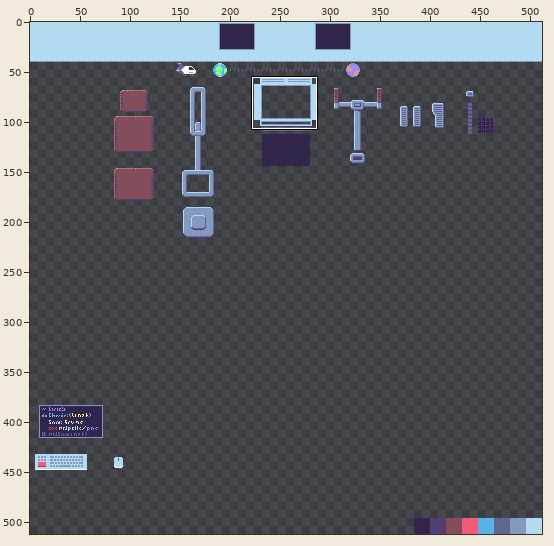
Pixel-art file, stored at level/spaceship/materials/cockpit.aseprite. The first picture is a wide view before the edit; the outline marks the close-up.
Close-up. Before:
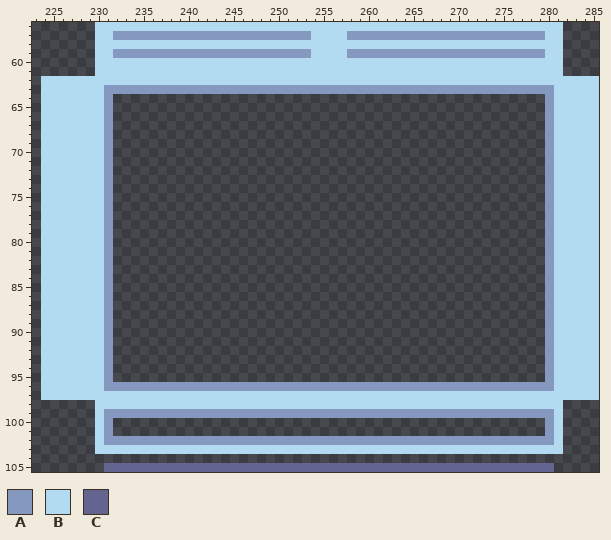
512x512 pixels, 1 frame. Shown: x 223..285, y 56..105.
Visible layers, top first: "emission", "albedo".
Palette (. is transparent): A #8598c0  B #b2dbf1  C #63648f
Pixels before (only the part around the change), first column x 225:
 59 .....BBAAAAAAAAAAAAAAAAAAAAAABBBBAAAAAAAAAAAAAAAAAAAAAABB....
 60 .....BBBBBBBBBBBBBBBBBBBBBBBBBBBBBBBBBBBBBBBBBBBBBBBBBBBB....
 61 .....BBBBBBBBBBBBBBBBBBBBBBBBBBBBBBBBBBBBBBBBBBBBBBBBBBBB....
 62 BBBBBBBBBBBBBBBBBBBBBBBBBBBBBBBBBBBBBBBBBBBBBBBBBBBBBBBBBBBBB
 63 BBBBBBAAAAAAAAAAAAAAAAAAAAAAAAAAAAAAAAAAAAAAAAAAAAAAAAAABBBBB
 64 BBBBBBA................................................ABBBBB
 65 BBBBBBA................................................ABBBBB
 66 BBBBBBA................................................ABBBBB
 67 BBBBBBA................................................ABBBBB
 68 BBBBBBA................................................ABBBBB
 69 BBBBBBA................................................ABBBBB
 70 BBBBBBA................................................ABBBBB
 71 BBBBBBA................................................ABBBBB
 72 BBBBBBA................................................ABBBBB
 73 BBBBBBA................................................ABBBBB
 74 BBBBBBA................................................ABBBBB
 75 BBBBBBA................................................ABBBBB
 76 BBBBBBA................................................ABBBBB
 77 BBBBBBA................................................ABBBBB
 78 BBBBBBA................................................ABBBBB
 79 BBBBBBA................................................ABBBBB
 80 BBBBBBA................................................ABBBBB
 81 BBBBBBA................................................ABBBBB
 82 BBBBBBA................................................ABBBBB
 83 BBBBBBA................................................ABBBBB
 84 BBBBBBA................................................ABBBBB
 85 BBBBBBA................................................ABBBBB
 86 BBBBBBA................................................ABBBBB
 87 BBBBBBA................................................ABBBBB
 88 BBBBBBA................................................ABBBBB
 89 BBBBBBA................................................ABBBBB
 90 BBBBBBA................................................ABBBBB
 91 BBBBBBA................................................ABBBBB
 92 BBBBBBA................................................ABBBBB
 93 BBBBBBA................................................ABBBBB
 94 BBBBBBA................................................ABBBBB
 95 BBBBBBA................................................ABBBBB
 96 BBBBBBAAAAAAAAAAAAAAAAAAAAAAAAAAAAAAAAAAAAAAAAAAAAAAAAAABBBBB
 97 BBBBBBBBBBBBBBBBBBBBBBBBBBBBBBBBBBBBBBBBBBBBBBBBBBBBBBBBBBBBB
 98 .....BBBBBBBBBBBBBBBBBBBBBBBBBBBBBBBBBBBBBBBBBBBBBBBBBBBB....
 99 .....BAAAAAAAAAAAAAAAAAAAAAAAAAAAAAAAAAAAAAAAAAAAAAAAAAAB....
100 .....BA................................................AB....
101 .....BA................................................AB....
102 .....BAAAAAAAAAAAAAAAAAAAAAAAAAAAAAAAAAAAAAAAAAAAAAAAAAAB....
103 .....BBBBBBBBBBBBBBBBBBBBBBBBBBBBBBBBBBBBBBBBBBBBBBBBBBBB....
104 .............................................................
105 ......CCCCCCCCCCCCCCCCCCCCCCCCCCCCCCCCCCCCCCCCCCCCCCCCCC.....
And afterwards:
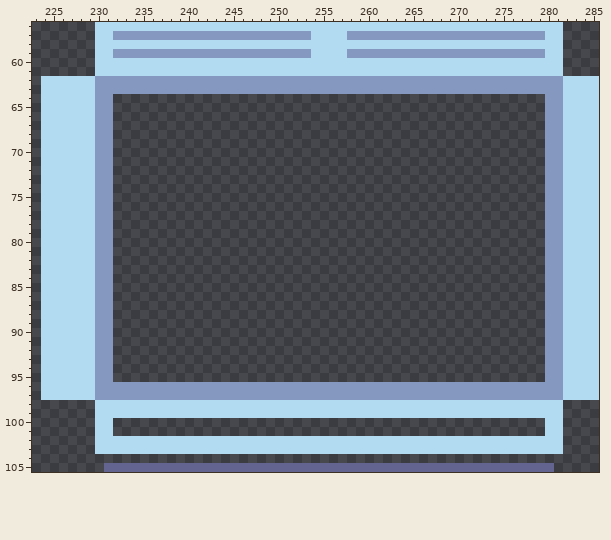
Diff:
Changed rows in their new state; - is an unchanged pixel.
Layer "albedo":
first column x 230:
 62 AAAAAAAAAAAAAAAAAAAAAAAAAAAAAAAAAAAAAAAAAAAAAAAAAAAA
 63 A--------------------------------------------------A
 64 A--------------------------------------------------A
 65 A--------------------------------------------------A
 66 A--------------------------------------------------A
 67 A--------------------------------------------------A
 68 A--------------------------------------------------A
 69 A--------------------------------------------------A
 70 A--------------------------------------------------A
 71 A--------------------------------------------------A
 72 A--------------------------------------------------A
 73 A--------------------------------------------------A
 74 A--------------------------------------------------A
 75 A--------------------------------------------------A
 76 A--------------------------------------------------A
 77 A--------------------------------------------------A
 78 A--------------------------------------------------A
 79 A--------------------------------------------------A
 80 A--------------------------------------------------A
 81 A--------------------------------------------------A
 82 A--------------------------------------------------A
 83 A--------------------------------------------------A
 84 A--------------------------------------------------A
 85 A--------------------------------------------------A
 86 A--------------------------------------------------A
 87 A--------------------------------------------------A
 88 A--------------------------------------------------A
 89 A--------------------------------------------------A
 90 A--------------------------------------------------A
 91 A--------------------------------------------------A
 92 A--------------------------------------------------A
 93 A--------------------------------------------------A
 94 A--------------------------------------------------A
 95 A--------------------------------------------------A
 96 A--------------------------------------------------A
 97 AAAAAAAAAAAAAAAAAAAAAAAAAAAAAAAAAAAAAAAAAAAAAAAAAAAA
 99 -BBBBBBBBBBBBBBBBBBBBBBBBBBBBBBBBBBBBBBBBBBBBBBBBBB-
100 -B------------------------------------------------B-
101 -B------------------------------------------------B-
102 -BBBBBBBBBBBBBBBBBBBBBBBBBBBBBBBBBBBBBBBBBBBBBBBBBB-
